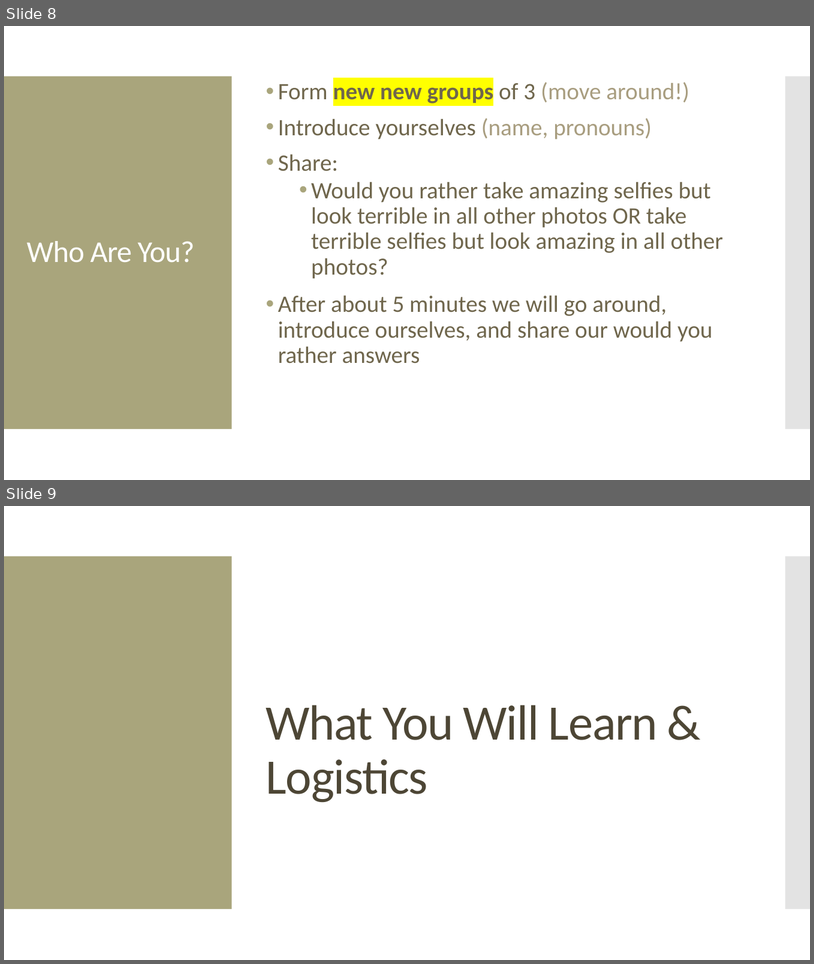
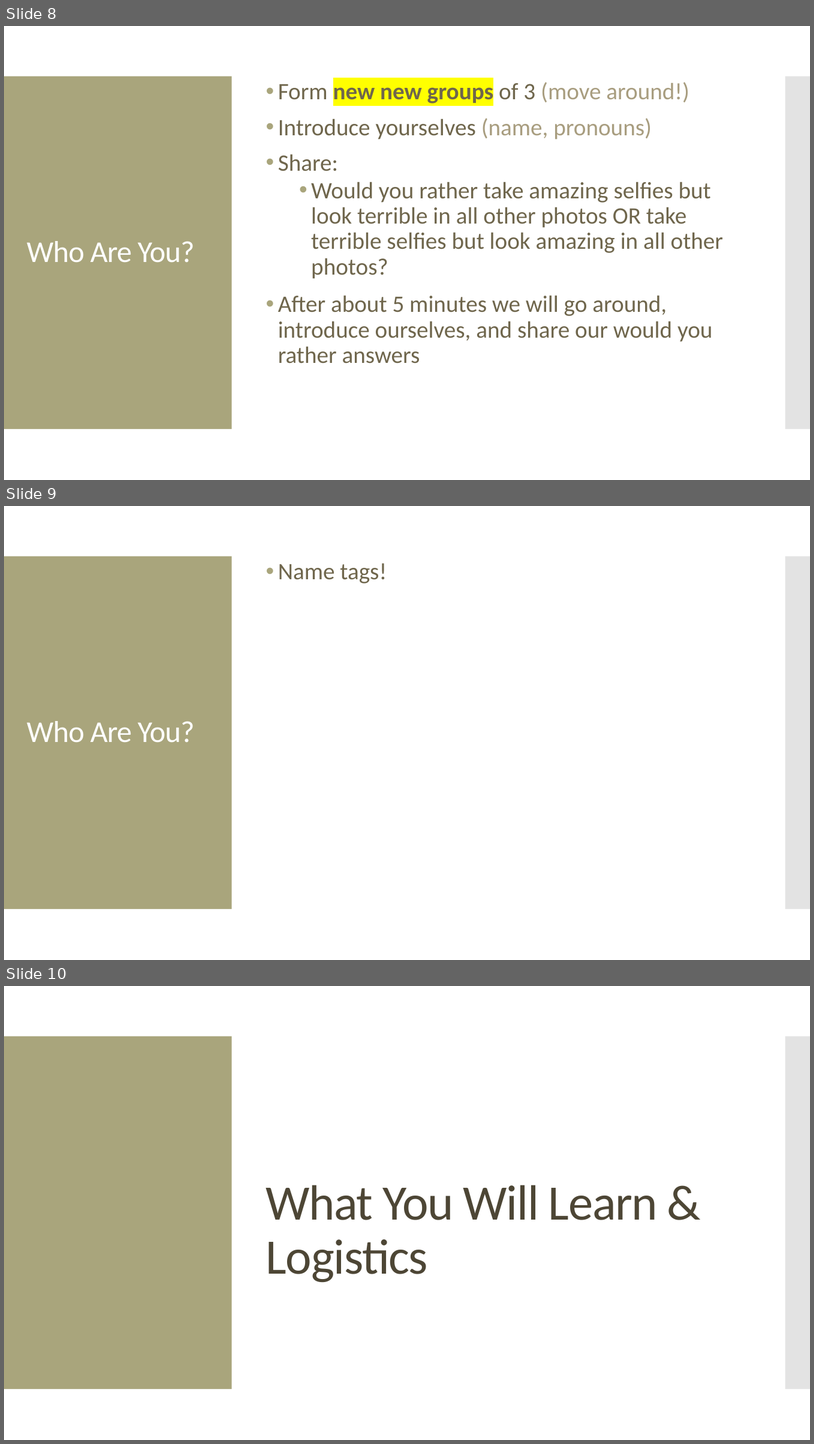
Before and after one commit to amosca01/MATH220-S24, a slide deck: slides/01-math-statements.pptx. Shown one above the other, each under a label of ours: slides 8 and 9 before the commit, slides 8, 9 and 10 after it. The pictures are 814x964 and 814x1444 pixels, drawn with LibreOffice and Linux fonts; fonts in the diff are those of the drawing. Boxes give left, top, right and bottom in pixels: in the first picture for what was removed or moved away, otherwise in the second. Text is boxed around its words. In the diff, an @@ line names an element or a change of style, - is before the commit and + after.

```diff
--- a/slides/01-math-statements.pptx
+++ b/slides/01-math-statements.pptx
@@ slide 9 added at [4, 506, 810, 960], background #FFFFFF; not listed: 2 template elements that a slide beside it also shows @@
@@ text added at [278, 563, 387, 583], 28 pt, text #6F664C @@
+• Name tags!
@@ title added at [27, 721, 195, 742], 36 pt, text #FFFFFF @@
+Who Are You?
@@ what was slide 9 is now slide 10 @@
```
Also in this commit, not shown: 2 slides changed, 3 other files.
